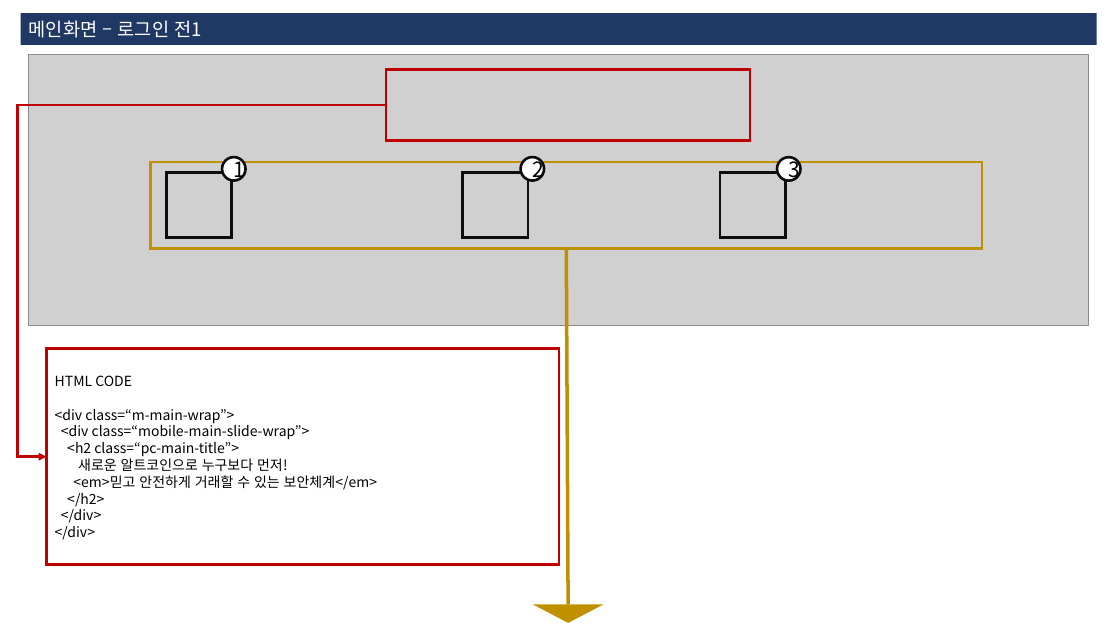
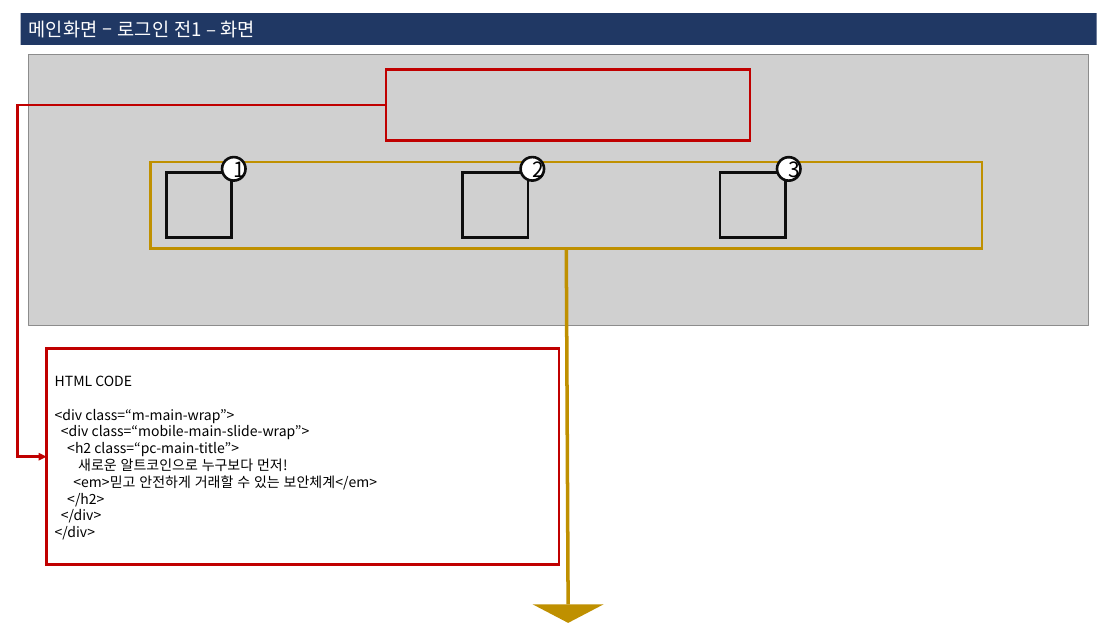
Before and after one commit to 3dwebart/html-publish, a slide deck: slide 10 of web/data/guide.pptx (slide 8 before the commit). Drawn at 1120x630 pixels with LibreOffice and Linux fonts; fonts in the diff are those of the drawing; grey boxes stand for pictures. Boxes give left, top, right and bottom in pixels: in the first picture for what was removed or moved away, otherwise in the second. Text is boxed around its words. In the diff, an @@ line names an element or a change of style, - is before the commit and + after.

```diff
--- a/web/data/guide.pptx
+++ b/web/data/guide.pptx
@@ text in rectangle at (x1=29, y1=20, x2=254, y2=38): text changed @@
-메인화면 – 로그인 전1
+메인화면 – 로그인 전1 – 화면
```
Also in this commit, not shown: 7 other slides changed, 11 slides added, 3 other files.
